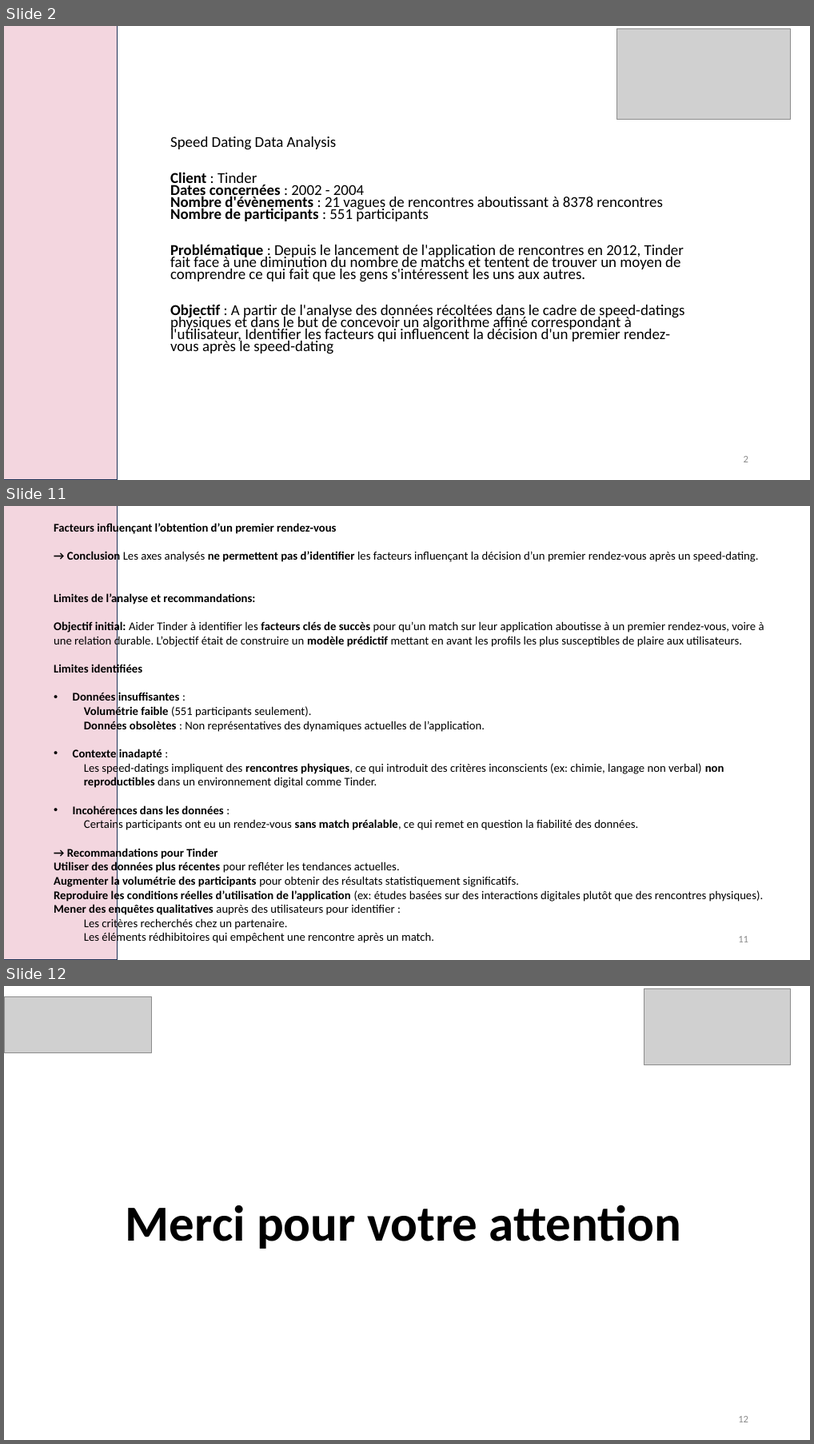
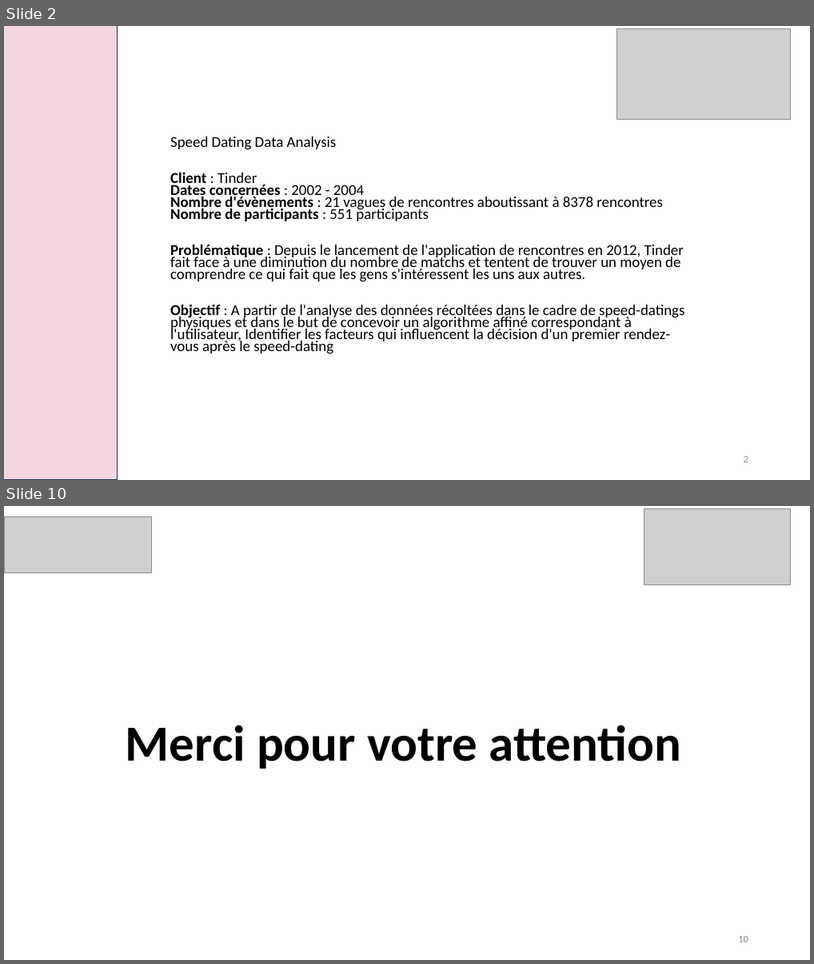
Before and after one commit to laura-lucchini/projet_speed_dating_bloc2_RNCP, a slide deck: speed_dating.pptx. Shown one above the other, each under a label of ours: slides 2, 11 and 12 before the commit, slides 2 and 10 after it; the slides between them are not shown. The pictures are 814x1444 and 814x964 pixels, drawn with LibreOffice and Linux fonts; fonts in the diff are those of the drawing; grey boxes stand for pictures. Boxes give left, top, right and bottom in pixels: in the first picture for what was removed or moved away, otherwise in the second. Text is boxed around its words. In the diff, an @@ line names an element or a change of style, - is before the commit and + after.

```diff
--- a/speed_dating.pptx
+++ b/speed_dating.pptx
@@ slide 11 removed at [4,506,810,960], background #FFFFFF @@
@@ rectangle removed at [4,506,117,960] @@
@@ text removed at [54,521,765,944] @@
-Facteurs influençant l’obtention d’un premier rendez-vous
-→ Conclusion Les axes analysés ne permettent pas d’identifier les facteurs influençant la décision d’un premier rendez-vous après un speed-dating.
-Limites de l’analyse et recommandations:
-Objectif initial: Aider Tinder à identifier les facteurs clés de succès pour qu’un match sur leur application aboutisse à un premier rendez-vous, voire à une relation durable. L’objectif était de construire un modèle prédictif mettant en avant les profils les plus susceptibles de plaire aux utilisateurs.
-Limites identifiées
-• Données insuffisantes :
-  Volumétrie faible (551 participants seulement).
-  Données obsolètes : Non représentatives des dynamiques actuelles de l’application.
-• Contexte inadapté :
-  Les speed-datings impliquent des rencontres physiques, ce qui introduit des critères inconscients (ex: chimie, langage non verbal) non reproductibles dans un environnement digital comme Tinder.
-• Incohérences dans les données :
-  Certains participants ont eu un rendez-vous sans match préalable, ce qui remet en question la fiabilité des données.
-→ Recommandations pour Tinder
-Utiliser des données plus récentes pour refléter les tendances actuelles.
-Augmenter la volumétrie des participants pour obtenir des résultats statistiquement significatifs.
-Reproduire les conditions réelles d’utilisation de l’application (ex: études basées sur des interactions digitales plutôt que des rencontres physiques).
-Mener des enquêtes qualitatives auprès des utilisateurs pour identifier :
-  Les critères recherchés chez un partenaire.
-  Les éléments rédhibitoires qui empêchent une rencontre après un match.
@@ page number removed at [738,936,749,942] @@
-11
@@ what was slide 12 is now slide 10 @@
@@ page number at [738,936,749,942]: text changed @@
-12
+10
```
Also in this commit, not shown: 6 slides changed, 1 slide added, 2 other slides removed, 3 other files.
